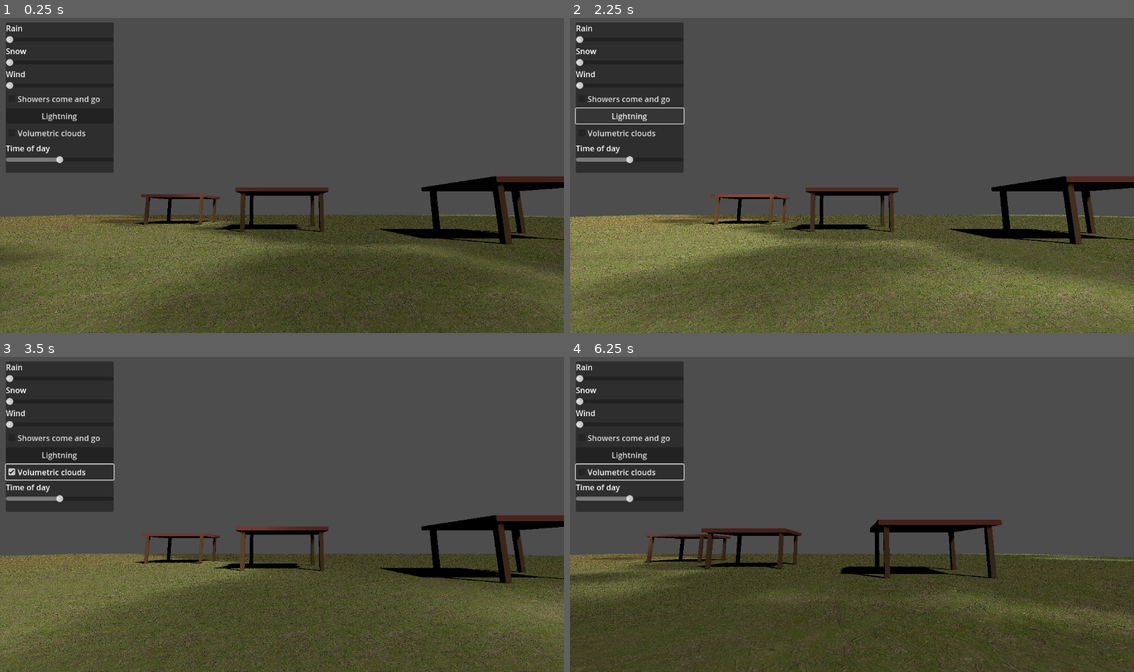
Above: before the commit, frames 1-4 (two rows, left to right).
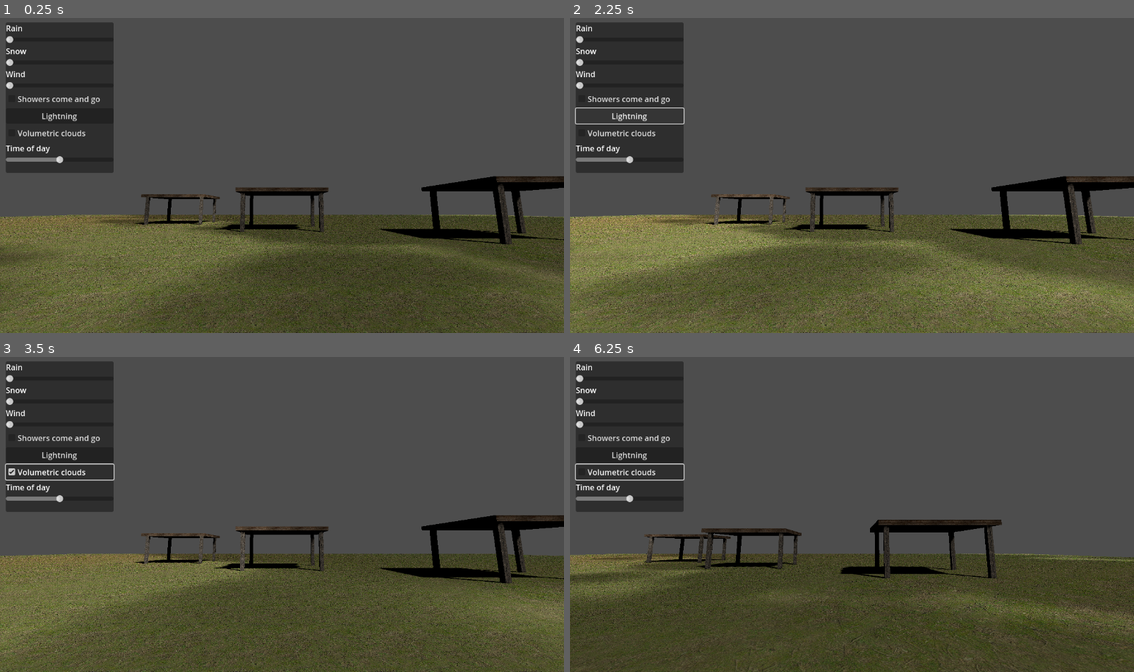
Above: after the commit, the same moments.

Repository: alanfischer/overcast-godot
Game: Godot game, scene res://demo/demo.tscn
Same seed, same stepped clock (60 frames per second), same inputs: the game is played once before the commit and once after it.
Inputs (mouse positions are in pixels of both pictures, inside the frame that each line leads up to):
- Up to frame 1 (0.25 s): no input
- Up to frame 2 (2.25 s): click "Showers come and go" at 0.5 s; click "Showers come and go" at 1.25 s; click "Lightning" at 2 s
- Up to frame 3 (3.5 s): click "Volumetric clouds" at 2.75 s
- Up to frame 4 (6.25 s): tap Enter at 3.5 s; move the mouse to (976, 498) at 3.52 s; hold Right (ui_right) 3.53-4.28 s; move the mouse to (739, 530) at 4.27 s; hold Down (ui_down) 4.28-5.03 s; move the mouse to (908, 445) at 5.02 s; hold Right (ui_right) 5.03-5.78 s; move the mouse to (823, 577) at 5.77 s; hold Up (ui_up) from 5.78 s (still down)

The runs differ from the first frame. In frame 1, 0.3% of the frame differs, in the area x 25-100%, y 50-72%; in frame 2, 0.5%; in frame 3, 0.5%; in frame 4, 0.4%.

Commit message:
Texture the demo huts: weathered posts, planked roofs
Poly Haven CC0: Rough Wood (Rob Tuytel) for the posts, Weathered Brown Planks
(Dimitrios Savva, Rico Cilliers) for the roofs, 1K colour/normal/roughness.
The demo shader box-maps in world space (each face from the axis it faces, so
grain runs up the posts), one shared material per surface. Anti-tiling and
colour drift are the field's only (`vary`), branched on the uniform.

README shots retaken; the last set had lost SNOW and WIND to zsh's unsplit
$var, so docs/snow.png showed rain.

Co-Authored-By: Claude Opus 5.5 <noreply@anthropic.com>
Claude-Session: https://claude.ai/code/session_01XSdv8RFyoAPyrA5iN6RKAt

Diff:
--- a/demo/demo.gd
+++ b/demo/demo.gd
@@ -8,8 +8,10 @@
 const GroundShader = preload("res://demo/ground.gdshader")
 
 const FIELD := 120.0
-## The field's ground maps (textures/CREDITS.md).
-const GROUND := "res://demo/textures/forrest_ground_01_%s_1k.jpg"
+## Photographed surfaces (textures/CREDITS.md): the maps' name, and metres one spans.
+const GROUND := ["forrest_ground_01", 2.0]
+const POSTS := ["rough_wood", 0.6]
+const ROOF := ["weathered_brown_planks", 1.8]
 
 @onready var sun: DirectionalLight3D = $Sun
 @onready var camera: Camera3D = $Camera3D
@@ -19,6 +21,7 @@
 
 ## The sky in the scene's WorldEnvironment, which the weather finds by itself.
 var sky: SkyScript
+var _surfaces := {}
 var _yaw := 0.0
 var _pitch := 0.15
 
@@ -27,10 +30,8 @@
 	sky = $WorldEnvironment.environment.sky.sky_material
 	sky.sun_dir = SkyScript.sun_dir_of(sun)
 
-	var field := _add_box(Vector3(FIELD, 1, FIELD), Vector3(0, -0.5, 0), Color.WHITE)
-	field.set_shader_parameter("textured", true)
-	for map: Array in [["albedo", "diff"], ["normal", "nor_gl"], ["roughness", "rough"]]:
-		field.set_shader_parameter("ground_" + map[0], load(GROUND % map[1]))
+	var field := _add_box(Vector3(FIELD, 1, FIELD), Vector3(0, -0.5, 0), _surface(GROUND))
+	field.set_shader_parameter("vary", true)
 	for hut in [Vector3(0, 0, -12), Vector3(14, 0, -6), Vector3(-12, 0, -20)]:
 		_add_hut(hut)
 
@@ -52,10 +53,7 @@
 
 
 ## Returns the box's material.
-func _add_box(size: Vector3, pos: Vector3, color: Color) -> ShaderMaterial:
-	var mat := ShaderMaterial.new()
-	mat.shader = GroundShader
-	mat.set_shader_parameter("color", color)
+func _add_box(size: Vector3, pos: Vector3, mat: ShaderMaterial) -> ShaderMaterial:
 	var mesh := BoxMesh.new()
 	mesh.size = size
 	mesh.material = mat
@@ -72,13 +70,28 @@
 	return mat
 
 
+## A material of GroundShader drawing `surface` (name, metres), one per surface, shared.
+func _surface(surface: Array) -> ShaderMaterial:
+	if _surfaces.has(surface[0]):
+		return _surfaces[surface[0]]
+	var mat := ShaderMaterial.new()
+	mat.shader = GroundShader
+	mat.set_shader_parameter("color", Color.WHITE)
+	mat.set_shader_parameter("textured", true)
+	mat.set_shader_parameter("tile", surface[1])
+	for map: Array in [["albedo", "diff"], ["normal", "nor_gl"], ["roughness", "rough"]]:
+		mat.set_shader_parameter(map[0] + "_map",
+			load("res://demo/textures/%s_%s_1k.jpg" % [surface[0], map[1]]))
+	_surfaces[surface[0]] = mat
+	return mat
+
+
 ## Four posts and a roof: open sides, so you can watch the rain stop at its edge.
 func _add_hut(at: Vector3) -> void:
-	var wood := Color(0.45, 0.33, 0.22)
 	for x in [-3.0, 3.0]:
 		for z in [-2.5, 2.5]:
-			_add_box(Vector3(0.3, 3.0, 0.3), at + Vector3(x, 1.5, z), wood)
-	_add_box(Vector3(7.0, 0.3, 6.0), at + Vector3(0, 3.15, 0), Color(0.55, 0.3, 0.25))
+			_add_box(Vector3(0.3, 3.0, 0.3), at + Vector3(x, 1.5, z), _surface(POSTS))
+	_add_box(Vector3(7.0, 0.3, 6.0), at + Vector3(0, 3.15, 0), _surface(ROOF))
 
 
 func _set_time(hours: float) -> void:
--- a/demo/ground.gdshader
+++ b/demo/ground.gdshader
@@ -1,4 +1,4 @@
-// The demo's ground and buildings: lit by the sun, shaded by the clouds overhead, wet in the rain
+// The demo's ground and huts: lit by the sun, shaded by the clouds overhead, wet in the rain
 // and white in the snow. Your own shaders take the same includes.
 shader_type spatial;
 
@@ -7,13 +7,15 @@
 #include "res://addons/overcast/shaders/snow.gdshaderinc"
 
 uniform vec3 color : source_color = vec3(0.4, 0.5, 0.3);
-// The field's ground (textures/CREDITS.md), laid across the world from above. Untextured
-// surfaces are `color`.
+// A photographed surface (textures/CREDITS.md), laid on in world space, each face from the axis it
+// faces: grain runs up the sides. `color` tints it; untextured, it is the colour.
 uniform bool textured = false;
-uniform sampler2D ground_albedo : source_color, filter_linear_mipmap_anisotropic, repeat_enable;
-uniform sampler2D ground_normal : hint_normal, filter_linear_mipmap_anisotropic, repeat_enable;
-uniform sampler2D ground_roughness : hint_default_white, filter_linear_mipmap_anisotropic, repeat_enable;
+uniform sampler2D albedo_map : source_color, filter_linear_mipmap_anisotropic, repeat_enable;
+uniform sampler2D normal_map : hint_normal, filter_linear_mipmap_anisotropic, repeat_enable;
+uniform sampler2D roughness_map : hint_default_white, filter_linear_mipmap_anisotropic, repeat_enable;
 uniform float tile = 2.0;  // metres the texture spans, as photographed
+// For a big surface: break up the repeat, and let the colour wander over tens of metres.
+uniform bool vary = false;
 
 varying vec3 world_pos;
 varying vec3 world_normal;
@@ -23,16 +25,33 @@
 	world_pos = (MODEL_MATRIX * vec4(VERTEX, 1.0)).xyz;
 	world_normal = normalize((MODEL_MATRIX * vec4(NORMAL, 0.0)).xyz);
 	if (textured) {
-		UV = world_pos.xz / tile;
-		// Across the ground: the texture's right is +X, its up -Z.
-		TANGENT = vec3(1.0, 0.0, 0.0);
-		BINORMAL = vec3(0.0, 0.0, -1.0);
+		// The texture's right is TANGENT and its up BINORMAL, on whichever face this is.
+		vec3 n = abs(world_normal);
+		if (n.y >= n.x && n.y >= n.z) {
+			UV = world_pos.xz / tile;
+			TANGENT = vec3(1.0, 0.0, 0.0);
+			BINORMAL = vec3(0.0, 0.0, -1.0);
+		} else if (n.x >= n.z) {
+			UV = vec2(world_pos.z, -world_pos.y) / tile;
+			TANGENT = vec3(0.0, 0.0, 1.0);
+			BINORMAL = vec3(0.0, 1.0, 0.0);
+		} else {
+			UV = vec2(world_pos.x, -world_pos.y) / tile;
+			TANGENT = vec3(1.0, 0.0, 0.0);
+			BINORMAL = vec3(0.0, 1.0, 0.0);
+		}
+		// Model space, as the vertex function's are: the boxes are not turned.
+		TANGENT = (inverse(MODEL_MATRIX) * vec4(TANGENT, 0.0)).xyz;
+		BINORMAL = (inverse(MODEL_MATRIX) * vec4(BINORMAL, 0.0)).xyz;
 	}
 }
 
-// The ground texture at `uv`, and again turned and three times as big, mixed by a slow noise: one
-// texture repeated every two metres across a field shows its grid from any height.
-vec4 ground_sample(sampler2D tex, vec2 uv, float k) {
+// The texture at `uv`, mixed by `k` with itself turned and three times as big: one texture
+// repeated every two metres across a field shows its grid from any height.
+vec4 surface_sample(sampler2D tex, vec2 uv, float k) {
+	if (!vary) {  // a uniform: a per-pixel branch here would upset the texture's filtering
+		return texture(tex, uv);
+	}
 	vec2 big = mat2(vec2(0.8, 0.6), vec2(-0.6, 0.8)) * uv / 3.1 + vec2(0.37, 0.71);
 	return mix(texture(tex, uv), texture(tex, big), k);
 }
@@ -41,12 +60,15 @@
 	vec3 albedo = color;
 	float roughness = 0.9;
 	if (textured) {
-		float k = smoothstep(0.3, 0.7, overcast_vnoise(world_pos.xz * 0.08));
-		// Patches of the field greener or browner, drier or lusher, over tens of metres.
-		float lush = overcast_vnoise(world_pos.xz * 0.03 + 7.0);
-		albedo = ground_sample(ground_albedo, UV, k).rgb * mix(vec3(1.08, 1.0, 0.85), vec3(0.9, 1.05, 0.9), lush);
-		roughness = ground_sample(ground_roughness, UV, k).r;
-		NORMAL_MAP = ground_sample(ground_normal, UV, k).rgb;
+		float k = vary ? smoothstep(0.3, 0.7, overcast_vnoise(world_pos.xz * 0.08)) : 0.0;
+		albedo = color * surface_sample(albedo_map, UV, k).rgb;
+		if (vary) {
+			// Patches of the field greener or browner, drier or lusher, over tens of metres.
+			float lush = overcast_vnoise(world_pos.xz * 0.03 + 7.0);
+			albedo *= mix(vec3(1.08, 1.0, 0.85), vec3(0.9, 1.05, 0.9), lush);
+		}
+		roughness = surface_sample(roughness_map, UV, k).r;
+		NORMAL_MAP = surface_sample(normal_map, UV, k).rgb;
 	}
 	float specular = 0.5;
 	vec2 wet = overcast_wet_pbr(albedo, roughness, specular, world_pos, world_normal);
Binary file added: demo/textures/rough_wood_diff_1k.jpg
Not shown, added: demo/textures/rough_wood_diff_1k.jpg.import
Binary file added: demo/textures/rough_wood_nor_gl_1k.jpg
Not shown, added: demo/textures/rough_wood_nor_gl_1k.jpg.import
Binary file added: demo/textures/rough_wood_rough_1k.jpg
Not shown, added: demo/textures/rough_wood_rough_1k.jpg.import
Binary file added: demo/textures/weathered_brown_planks_diff_1k.jpg
Not shown, added: demo/textures/weathered_brown_planks_diff_1k.jpg.import
Binary file added: demo/textures/weathered_brown_planks_nor_gl_1k.jpg
Not shown, added: demo/textures/weathered_brown_planks_nor_gl_1k.jpg.import
Binary file added: demo/textures/weathered_brown_planks_rough_1k.jpg
Not shown, added: demo/textures/weathered_brown_planks_rough_1k.jpg.import
(and 5 more such lines)
